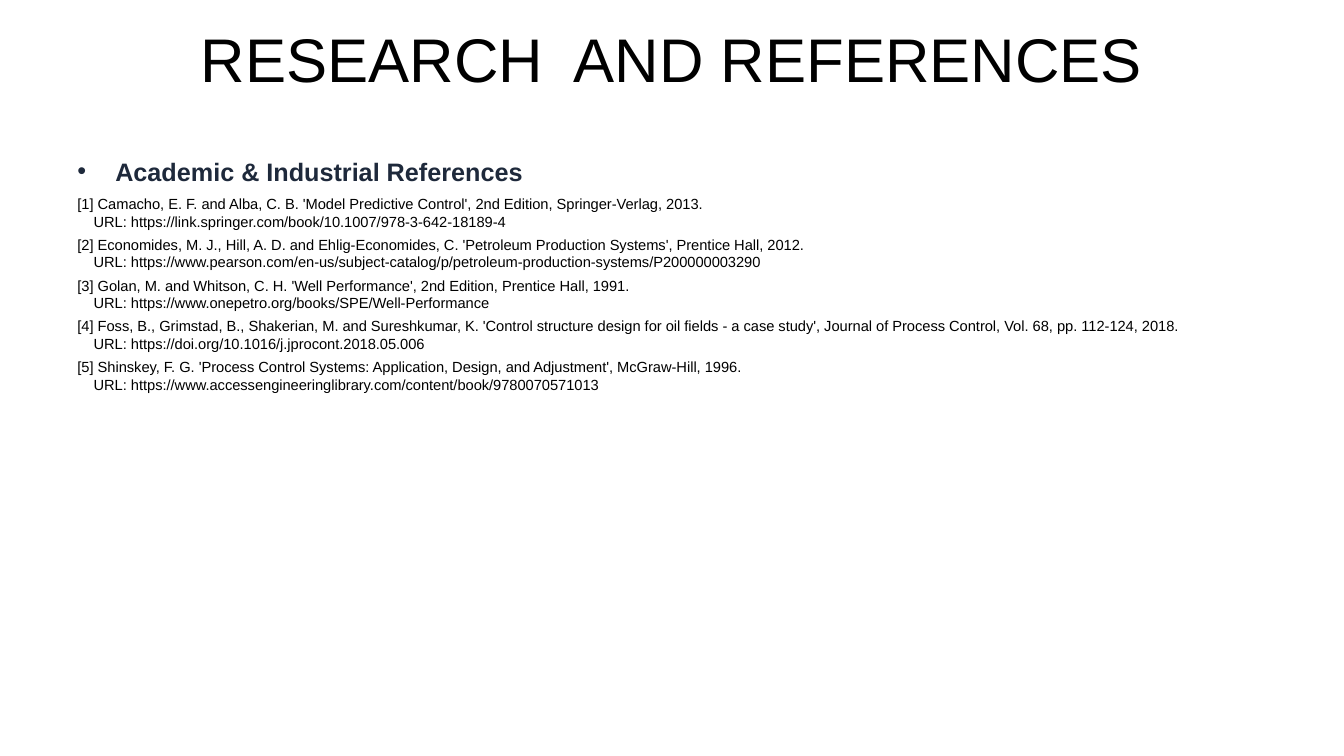
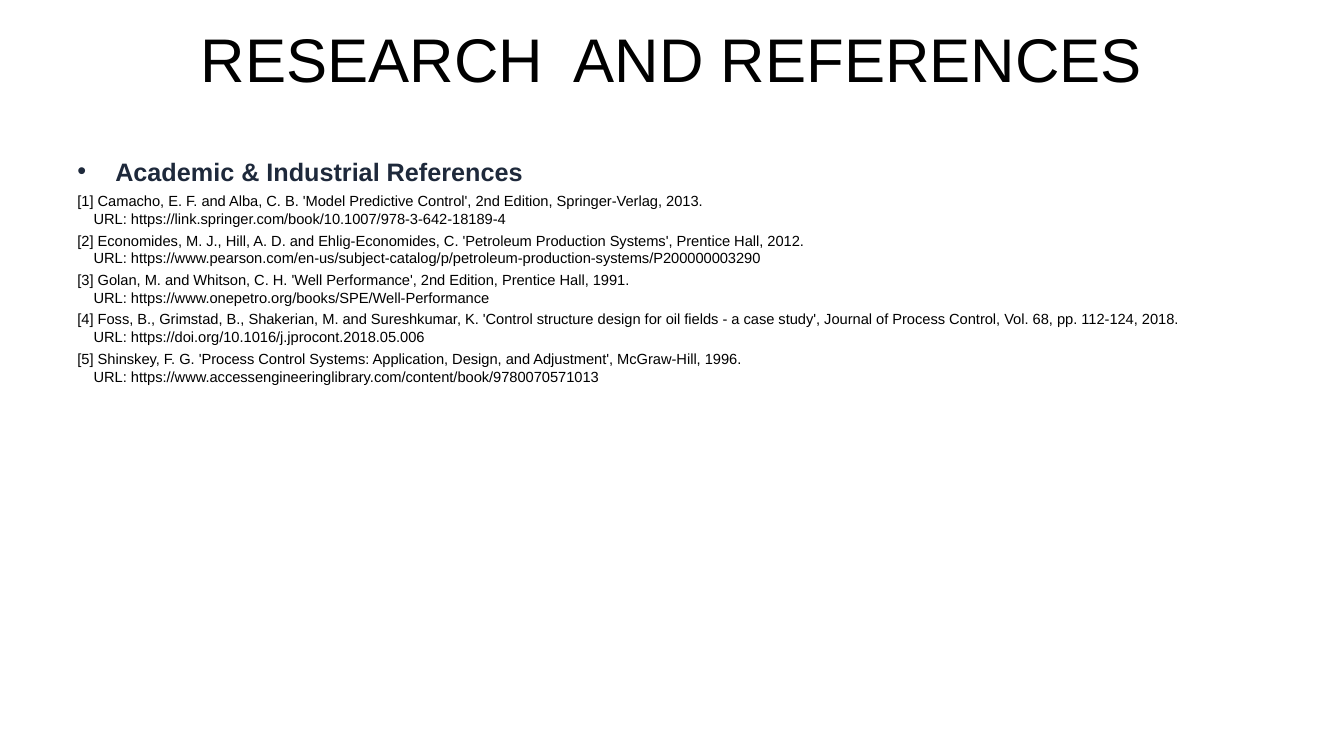
Before and after one commit to Gaurav0405/Autonomous-Choke-Controller, a slide deck: slide 6 of choke_controller_presentation_final.pptx. Drawn at 1344x756 pixels with LibreOffice and Linux fonts; fonts in the diff are those of the drawing. Boxes give left, top, right and bottom in pixels: in the first picture for what was removed or moved away, otherwise in the second. Text is boxed around its words. In the diff, an @@ line names an element or a change of style, - is before the commit and + after.

```diff
--- a/choke_controller_presentation_final.pptx
+++ b/choke_controller_presentation_final.pptx
@@ text "Academic & Industrial References" at box(77, 162, 1179, 385): less space between paragraphs @@
```
Also in this commit, not shown: 4 other slides changed, 1 other file.
